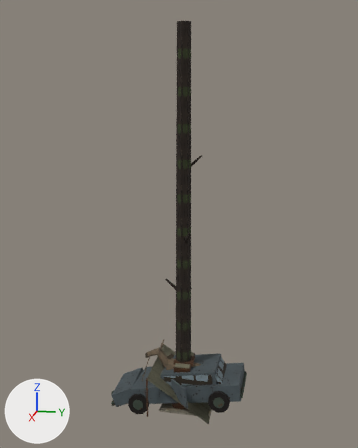
What one commit did to the glTF model godot_demo/models/props/mascate.glb.
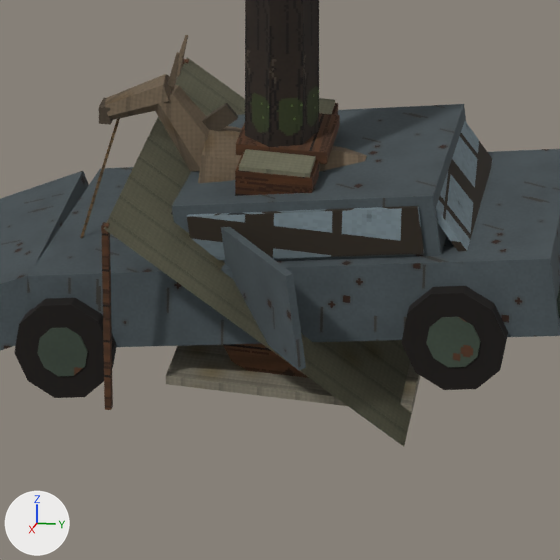
There are two pictures of each version: one whole from a 50 mm lens placed at (14.1, 2.69, 9.39), pointed at (0.06, -0.12, 5.88), one close up on the part from 35% to 67% of the width and 74% to 100% of the height. Arrows for +X, +Y and +Z are at lower left; the lights stay in place. The first two pictures are the older version.

The older version as bpy lines, for what is in view:
```python
me_carroca = bpy.data.meshes.new('carroca')
me_carroca.from_pydata(...)  # 160 vertices, 268 faces; spans x -0.64..0.64, y -1.61..0.7, z 0.01..1.0
# faces by material slot: [12, 28, 84, 144]
me_carroca.materials.append(mat_burlap)  # picture img_burlap
me_carroca.materials.append(mat_cloth_red)
me_carroca.materials.append(mat_iron)
me_carroca.materials.append(mat_planks)  # picture img_planks
me_mula = bpy.data.meshes.new('mula')
me_mula.from_pydata(...)  # 208 vertices, 324 faces; spans x -0.5..0.5, y -1.41..0.75, z 0.0..2.0
# faces by material slot: [8, 24, 24, 172, 84, 12]
me_mula.materials.append(mat_burlap)  # picture img_burlap
me_mula.materials.append(mat_cesto)
me_mula.materials.append(mat_lona_m)
me_mula.materials.append(mat_mula)
me_mula.materials.append(mat_mula_escura)
me_mula.materials.append(mat_planks)  # picture img_planks
me_tronco = bpy.data.meshes.new('tronco')
me_tronco.from_pydata(...)  # 54 vertices, 84 faces; spans x -0.55..0.5, y -0.57..0.52, z 0.0..11.5
# faces by material slot: [72, 12]
me_tronco.materials.append(mat_casca_musgo)  # picture img_casca_musgo
me_tronco.materials.append(mat_toco_top)  # picture img_toco
ob_carroca = bpy.data.objects.new('carroca', me_carroca)
ob_carroca.location = (0.0, 0.0, 0.0)
ob_mula = bpy.data.objects.new('mula', me_mula)
ob_mula.location = (0.0, 0.0, 0.0)
ob_tronco = bpy.data.objects.new('tronco', me_tronco)
ob_tronco.location = (0.0, 0.0, 0.0)
# also in view: 'lona' at (0.0, 0.04, 0.65); 'carro' at (0.22, -0.14, 0.58)
```
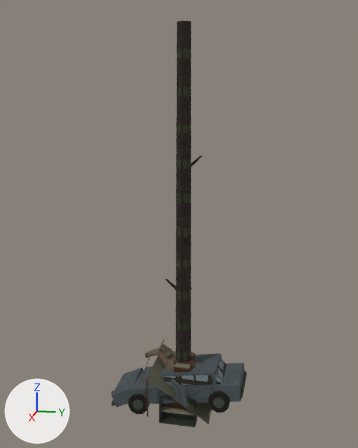
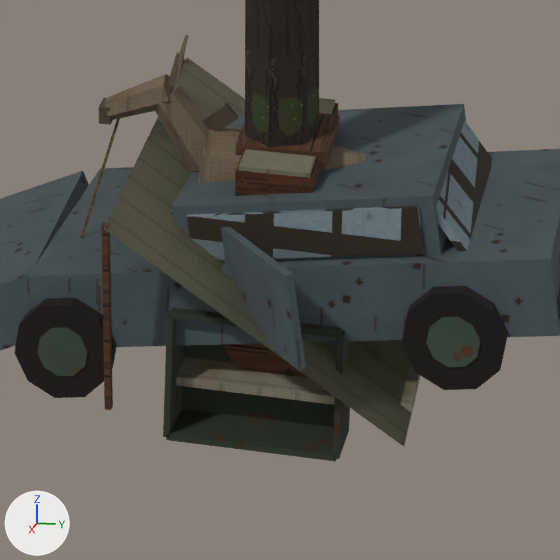
Location of each change, (x1, y1, x2, y2) in pixels of the close-ups (560 x 560 px):
'vagonete', added: after (163, 307, 351, 461)

The edits, one by one:
Picture 'stone' (img_stone) is new.
Material 'stone' (mat_stone) is new.
Its texture is img_stone.
Its roughness is 1.0.
Mesh me_vagonete is new.
It has 144 vertices, 232 faces and spans x -0.66..1.01, y -1.65..0.57, z -0.45..0.58.
Faces by material slot: [172, 60].
It uses material mat_iron.
It uses material mat_stone (picture img_stone).
Object 'vagonete' (ob_vagonete) is new; it shows me_vagonete.
Its location is (0.0, 0.0, 0.0).
